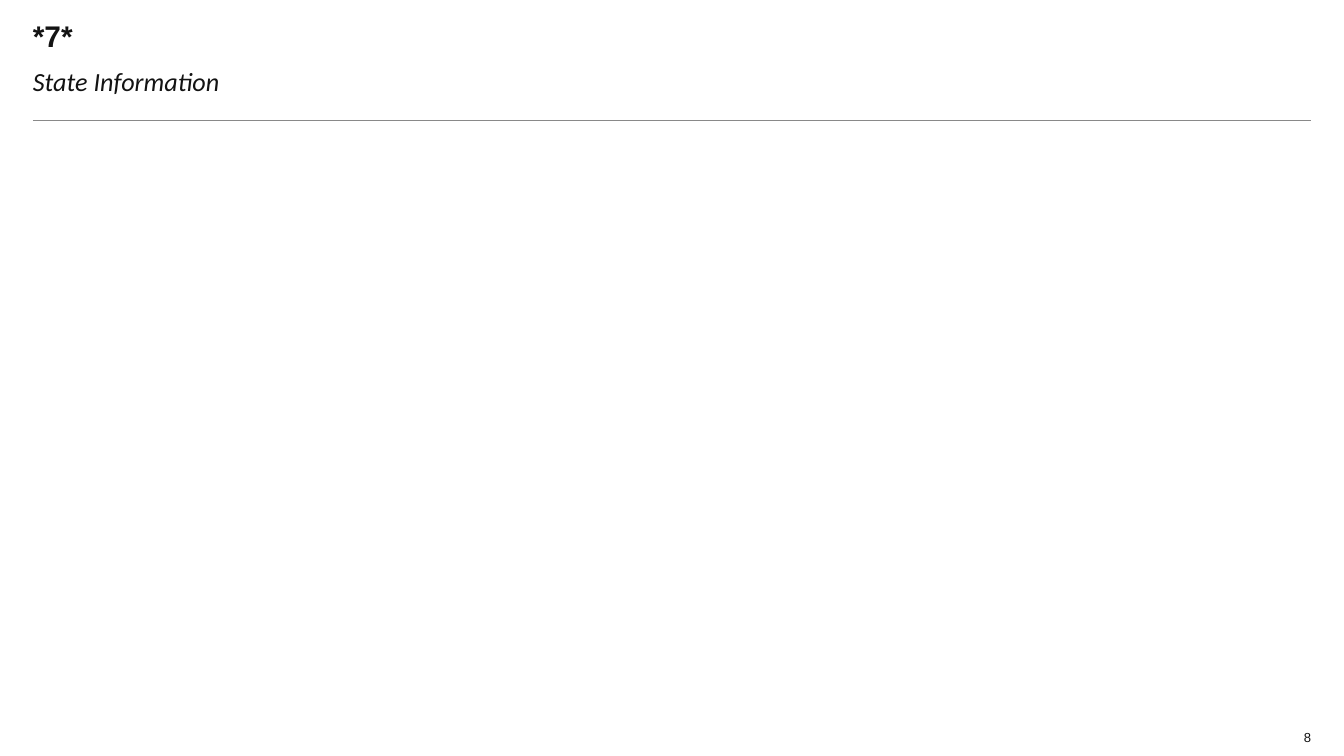
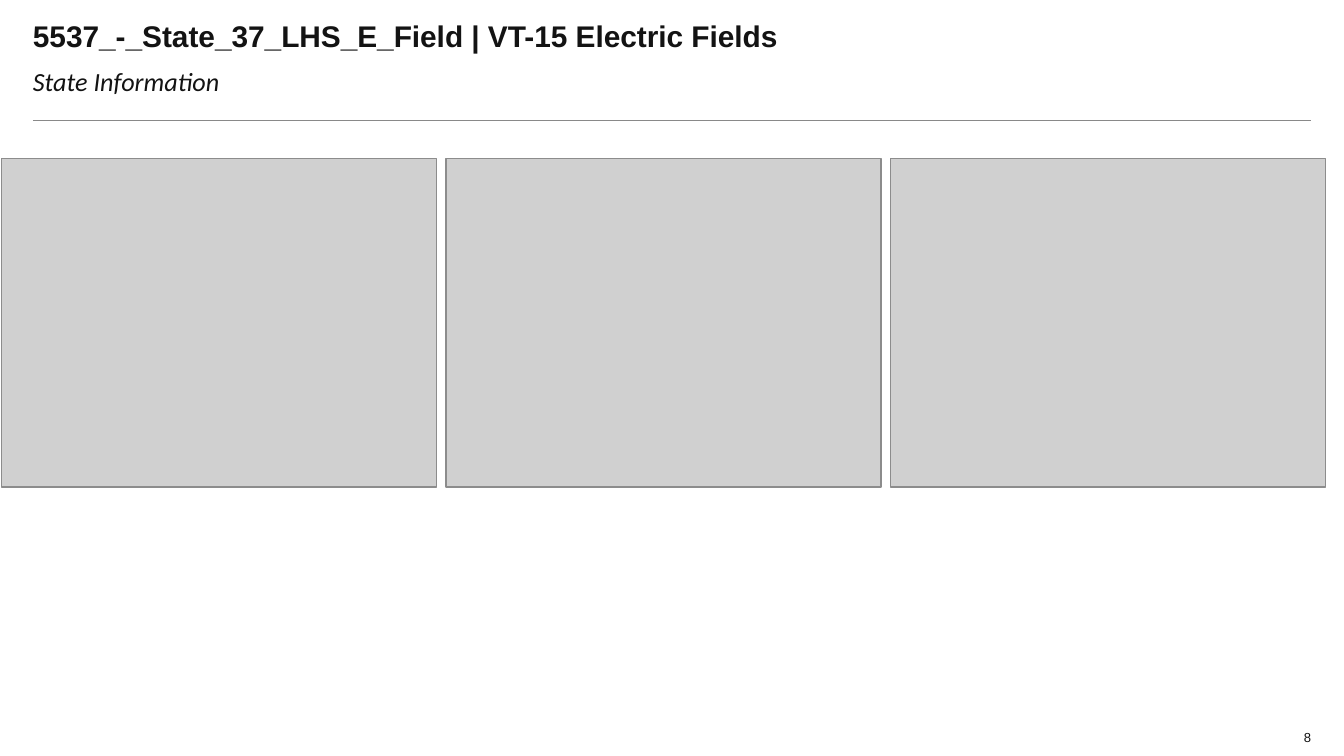
Before and after one commit to Laurapaws/graphGrabber, a slide deck: slide 8 of newDeck.pptx. Drawn at 1344x756 pixels with LibreOffice and Linux fonts; fonts in the diff are those of the drawing; grey boxes stand for pictures; background and template pictures are left out. Boxes give left, top, right and bottom in pixels: in the first picture for what was removed or moved away, otherwise in the second. Text is boxed around its words. In the diff, an @@ line names an element or a change of style, - is before the commit and + after.

```diff
--- a/newDeck.pptx
+++ b/newDeck.pptx
@@ title at (33, 25, 777, 51): text changed @@
-*7*
+5537_-_State_37_LHS_E_Field | VT-15 Electric Fields
@@ picture added at (1, 159, 437, 487) @@
@@ picture added at (446, 159, 882, 487) @@
@@ picture added at (890, 159, 1325, 487) @@
```
Also in this commit, not shown: 8 other slides changed, 1 other file.
